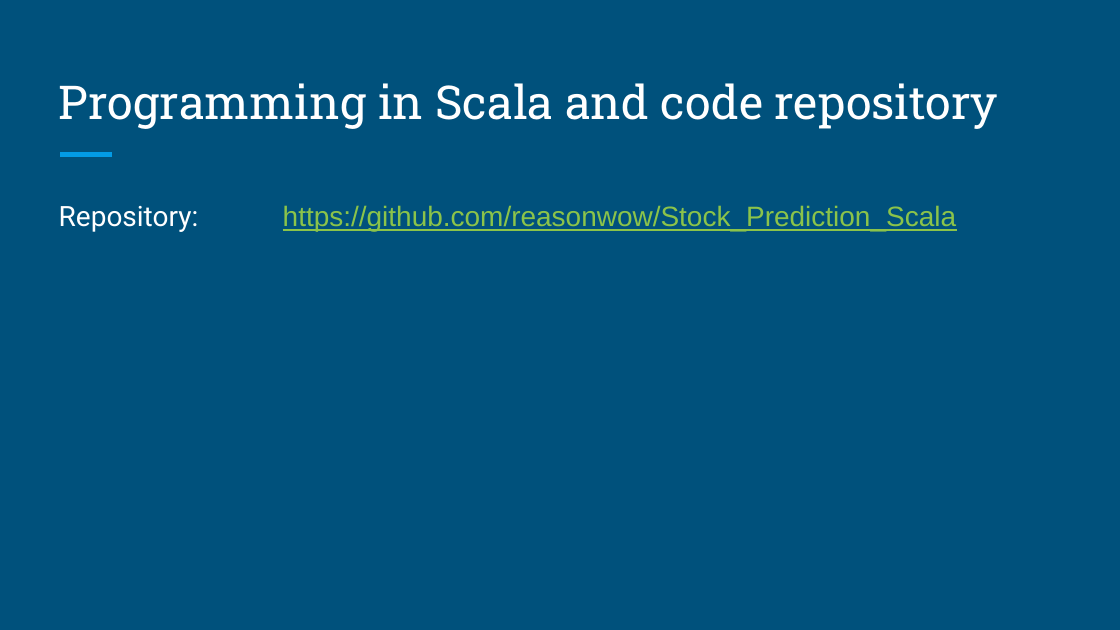
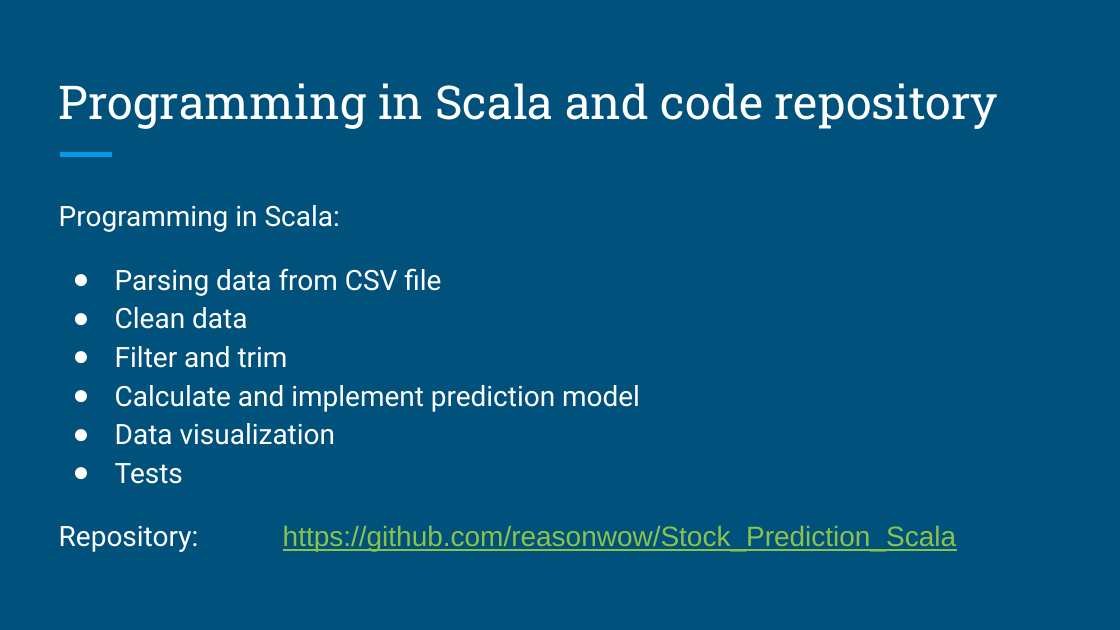
Before and after one commit to reasonwow/Stock_Prediction_Scala, a slide deck: slide 6 of Presentation/ScalaTeam9Planning.pptx. Drawn at 1120x630 pixels with LibreOffice and Linux fonts; fonts in the diff are those of the drawing. Boxes give left, top, right and bottom in pixels: in the first picture for what was removed or moved away, otherwise in the second. Text is boxed around its words. In the diff, an @@ line names an element or a change of style, - is before the commit and + after.

```diff
--- a/Presentation/ScalaTeam9Planning.pptx
+++ b/Presentation/ScalaTeam9Planning.pptx
@@ text at (x1=59, y1=205, x2=640, y2=484): paragraphs added @@
+Programming in Scala:
+● Parsing data from CSV file
+● Clean data
+● Filter and trim
+● Calculate and implement prediction model
+● Data visualization
+● Tests
```
Also in this commit, not shown: 4 other slides changed, 1 other file.
